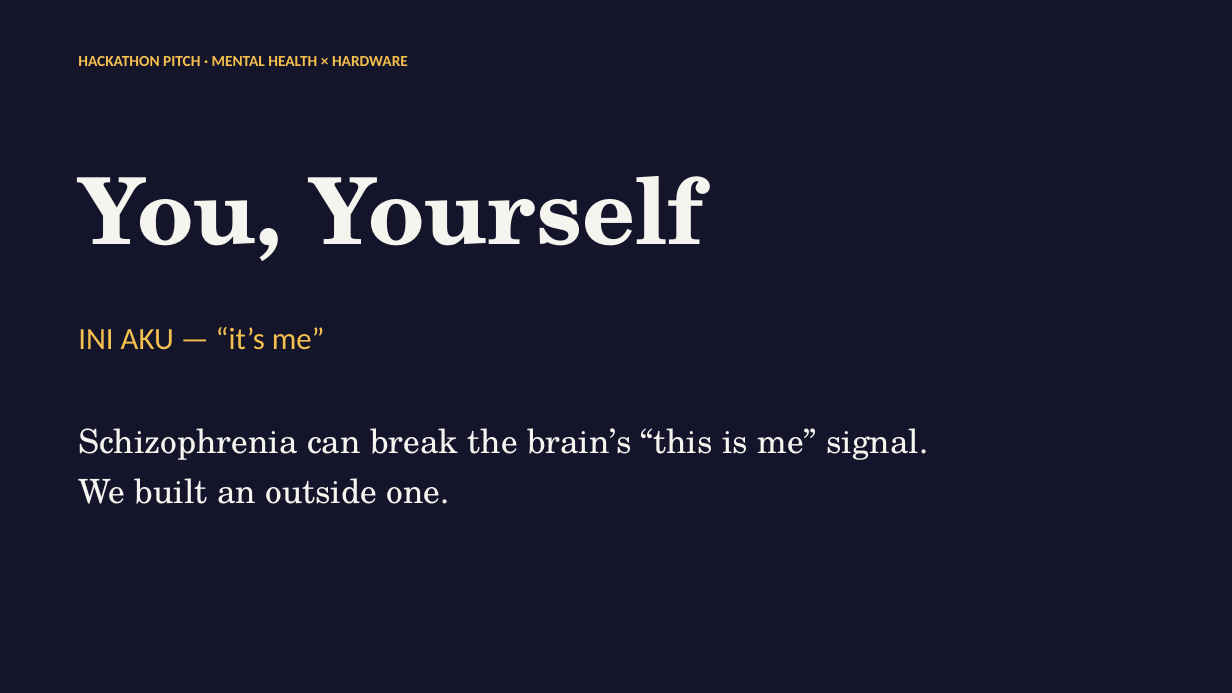
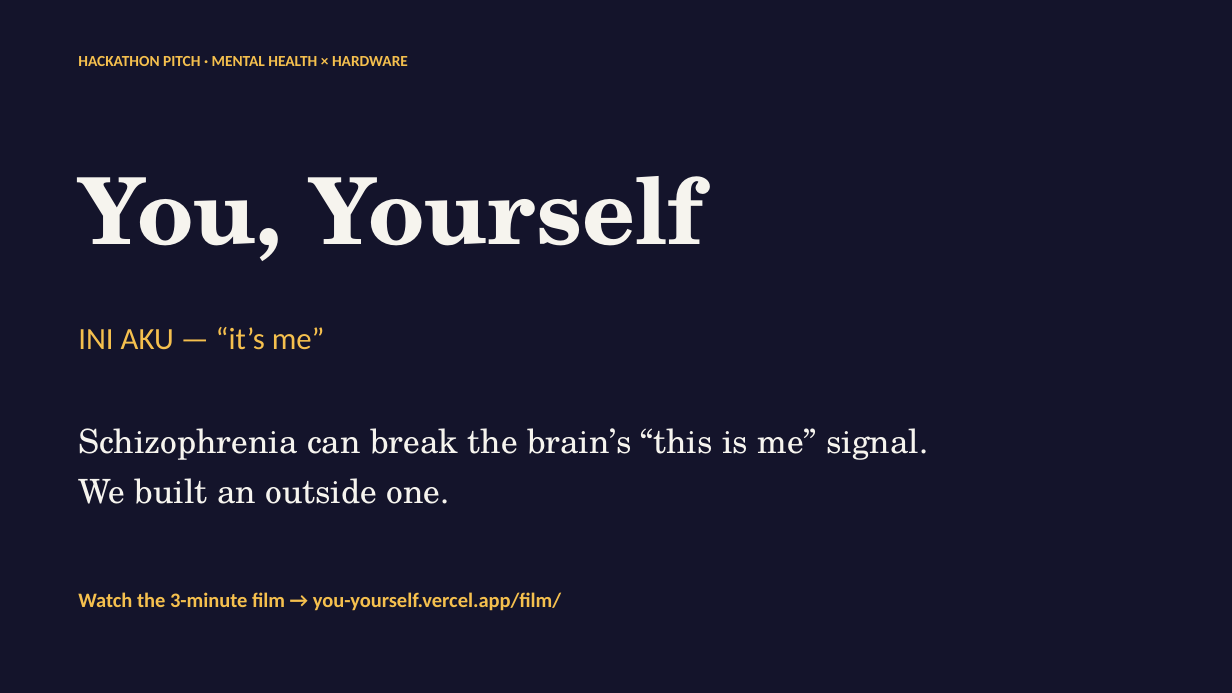
Before and after one commit to Atatron/Say-It-Louder, a slide deck: slide 1 of deck/You_Yourself_Pitch.pptx. Drawn at 1232x693 pixels with LibreOffice and Linux fonts; fonts in the diff are those of the drawing. Boxes give left, top, right and bottom in pixels: in the first picture for what was removed or moved away, otherwise in the second. Text is boxed around its words. In the diff, an @@ line names an element or a change of style, - is before the commit and + after.

```diff
--- a/deck/You_Yourself_Pitch.pptx
+++ b/deck/You_Yourself_Pitch.pptx
@@ text added at <box>78,592,561,611</box>, 16 pt, text #F5C04E, bold @@
+Watch the 3-minute film → you-yourself.vercel.app/film/
```
Also in this commit, not shown: 3 other slides changed, 39 other files.
